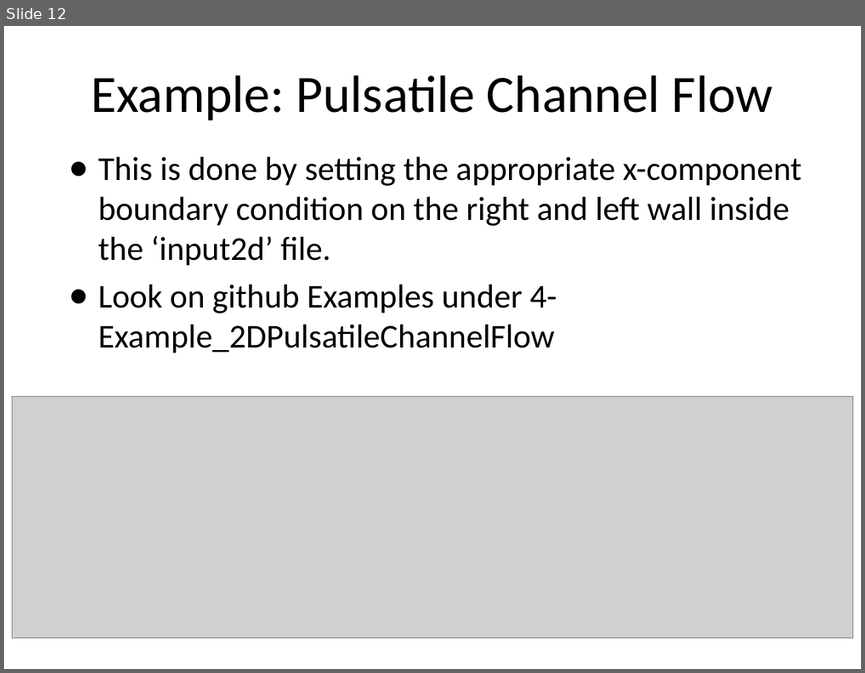
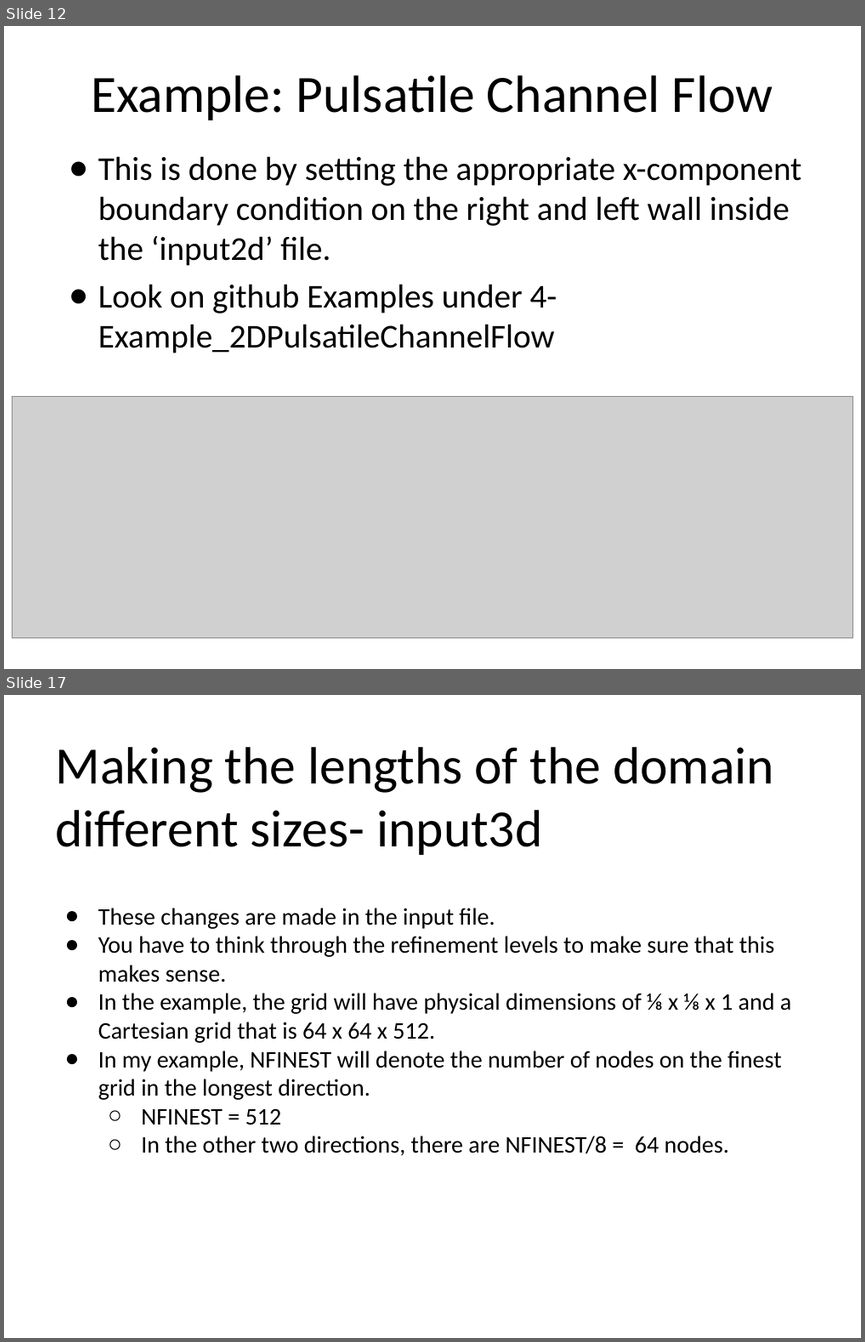
Before and after one commit to fairyflies9/IBAMR-Tutorials, a slide deck: IBAMR Lectures/Lecture 4 - IBAMR Tutorial_ Boundary Conditions.pptx. Shown one above the other, each under a label of ours: slide 12 before the commit, slides 12 and 17 after it; the slides between them are not shown. The pictures are 865x673 and 865x1342 pixels, drawn with LibreOffice and Linux fonts; fonts in the diff are those of the drawing; grey boxes stand for pictures. Boxes give left, top, right and bottom in pixels: in the first picture for what was removed or moved away, otherwise in the second. Text is boxed around its words. In the diff, an @@ line names an element or a change of style, - is before the commit and + after.

Commit message:
3D Glycocalyx
Added second part to lecture 4, added 3D glycocalyx example

```diff
--- a/IBAMR Lectures/Lecture 4 - IBAMR Tutorial_ Boundary Conditions.pptx
+++ b/IBAMR Lectures/Lecture 4 - IBAMR Tutorial_ Boundary Conditions.pptx
@@ slide 17 added at (4,695,861,1338), background #FFFFFF @@
@@ title added at (55,747,774,855), 44 pt, text #000000 @@
+Making the lengths of the domain different sizes- input3d
@@ text added at (98,907,791,1156), 20 pt, text #000000 @@
+● These changes are made in the input file.
+● You have to think through the refinement levels to make sure that this makes sense.
+● In the example, the grid will have physical dimensions of ⅛ x ⅛ x 1 and a Cartesian grid that is 64 x 64 x 512.
+● In my example, NFINEST will denote the number of nodes on the finest grid in the longest direction.
+  ○ NFINEST = 512
+  ○ In the other two directions, there are NFINEST/8 = 64 nodes.
```
Also in this commit, not shown: 10 other slides added, 8 other files.
